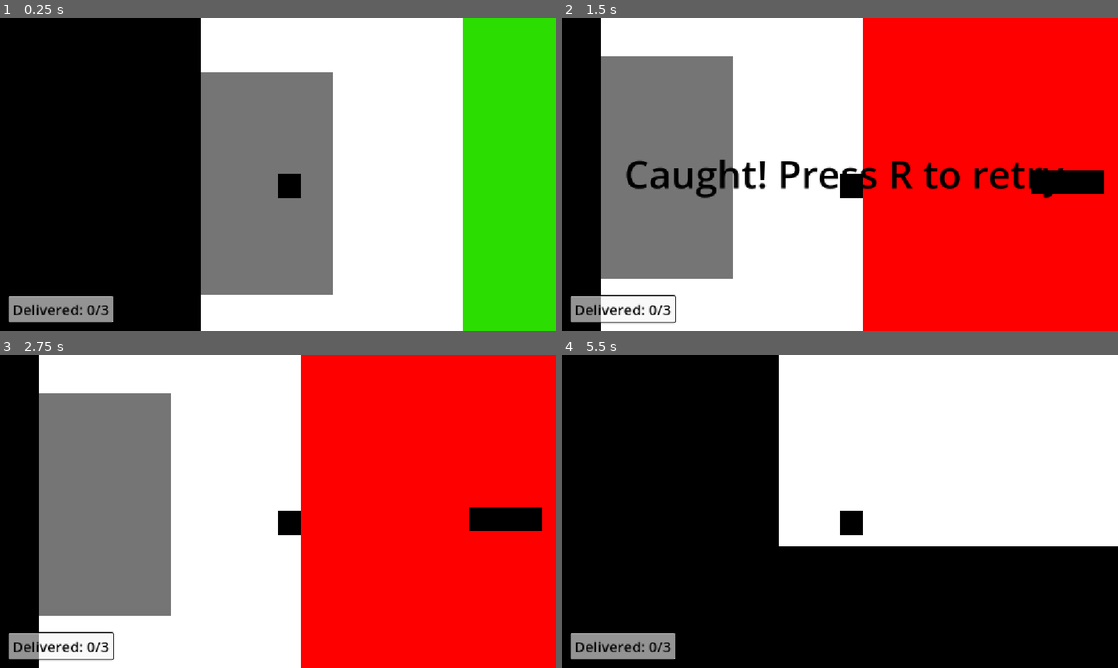
Above: before the commit, frames 1-4 (two rows, left to right).
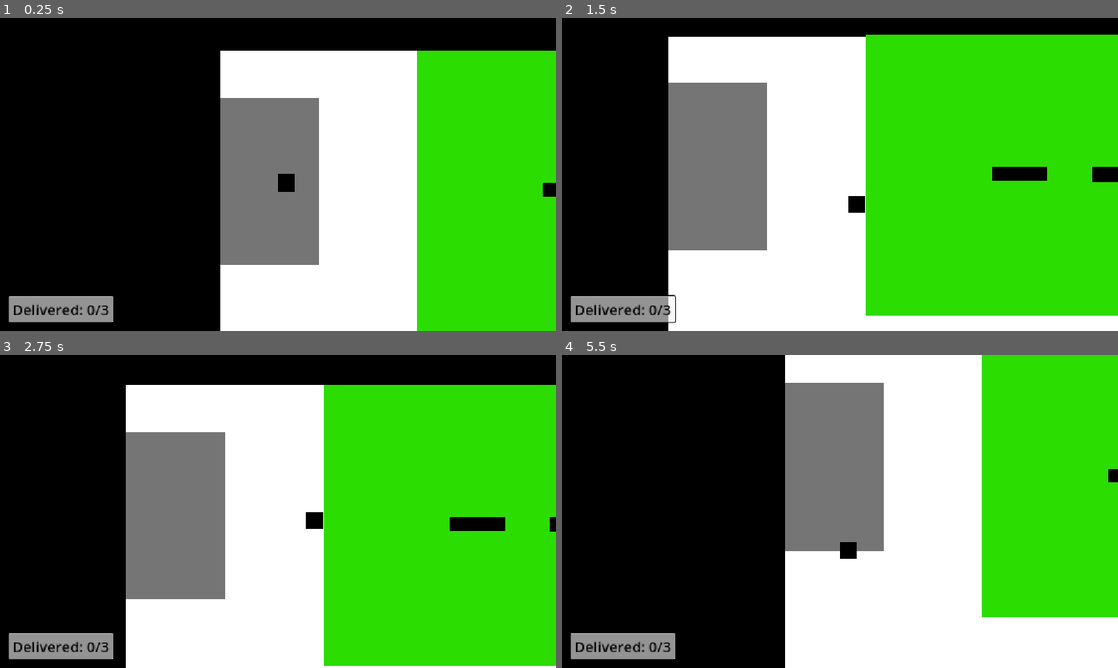
Above: after the commit, the same moments.

Repository: HarisKhanFr/dont-wake-the-giant
Game: Godot game, scene res://main.tscn
Same seed, same stepped clock (60 frames per second), same inputs: the game is played once before the commit and once after it.
Inputs:
- Up to frame 1 (0.25 s): no input
- Up to frame 2 (1.5 s): tap Enter at 0.5 s; hold D (move_right) 0.53-1.28 s; tap E (drop) at 0.6, 1.35 s; hold S (move_down) from 1.28 s (still down)
- Up to frame 3 (2.75 s): tap R (restart) at 2 s; release S (move_down) at 2.03 s; hold D (move_right) from 2.03 s (still down); tap E (drop) at 2.1 s
- Up to frame 4 (5.5 s): release D (move_right) at 2.78 s; hold W (move_up) 2.78-3.53 s; tap E (drop) every 0.75 s from 2.85 to 5.1 s; tap R (restart) at 3.5, 5 s; hold A (move_left) 3.53-5.03 s; hold S (move_down) from 5.03 s (still down)

The runs differ from the first frame. In frame 1, 22% of the frame differs, in the area x 36-100%, y 0-100%; in frame 2, 66%; in frame 3, 71%, in the area x 7-100%, y 0-100%; in frame 4, 48%.

Commit message:
Final vals

Diff:
--- a/dont-wake-the-giant/main.gd
+++ b/dont-wake-the-giant/main.gd
@@ -1,8 +1,8 @@
 extends Node2D
 
-@export var warning_time: float = 0.5
-@export var awakeFor: float = 1.0 #how long the giant is awake for
-@export var sleepFor: float = 5.0 #sleep duration of the giant
+@export var warning_time: float = 0.8
+@export var awakeFor: float = 2.5 #how long the giant is awake for
+@export var sleepFor: float = 6.0 #sleep duration of the giant
 var dropped_food_scene: PackedScene = preload("res://dropped_food.tscn")
 var item_scene: PackedScene = preload("res://item.tscn")
 var delivered_count: int = 0
--- a/dont-wake-the-giant/main.tscn
+++ b/dont-wake-the-giant/main.tscn
@@ -56,10 +56,11 @@
 
 [node name="Player" parent="." unique_id=2018673414 instance=ExtResource("1_ig7tw")]
 position = Vector2(80, 170)
-speed = 982
+speed = 250
 
 [node name="Camera2D" type="Camera2D" parent="Player" unique_id=2119311366]
-zoom = Vector2(2, 2)
+zoom = Vector2(1.5, 1.5)
+position_smoothing_enabled = true
 
 [node name="Giant" type="ColorRect" parent="." unique_id=1373639065]
 offset_left = 272.0
